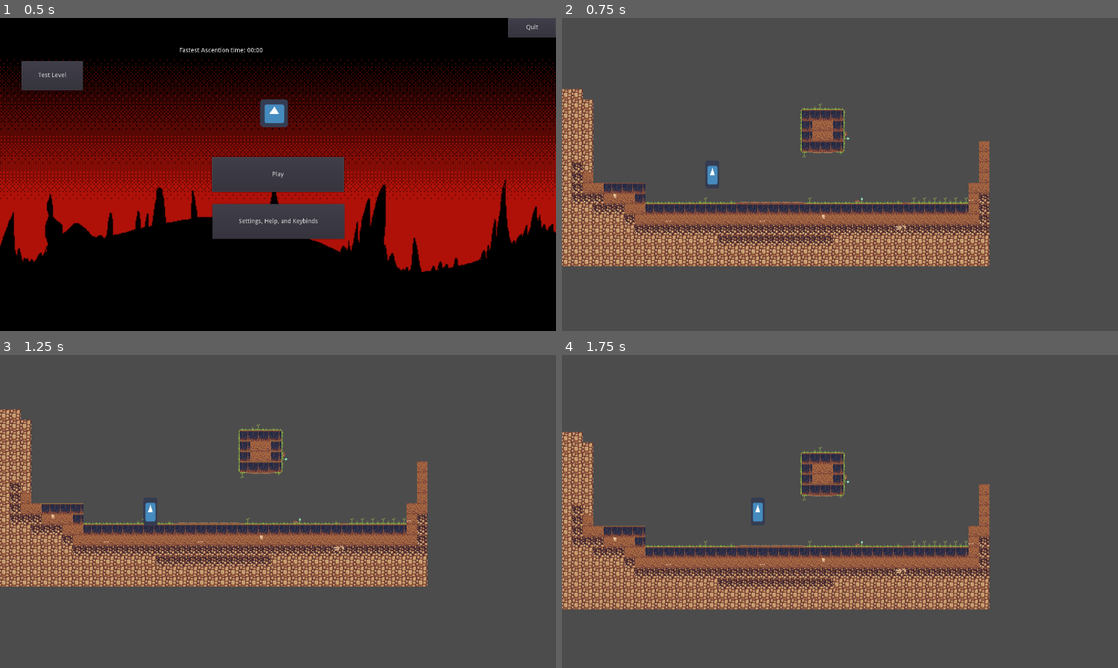
Above: before the commit, frames 1-4 (two rows, left to right).
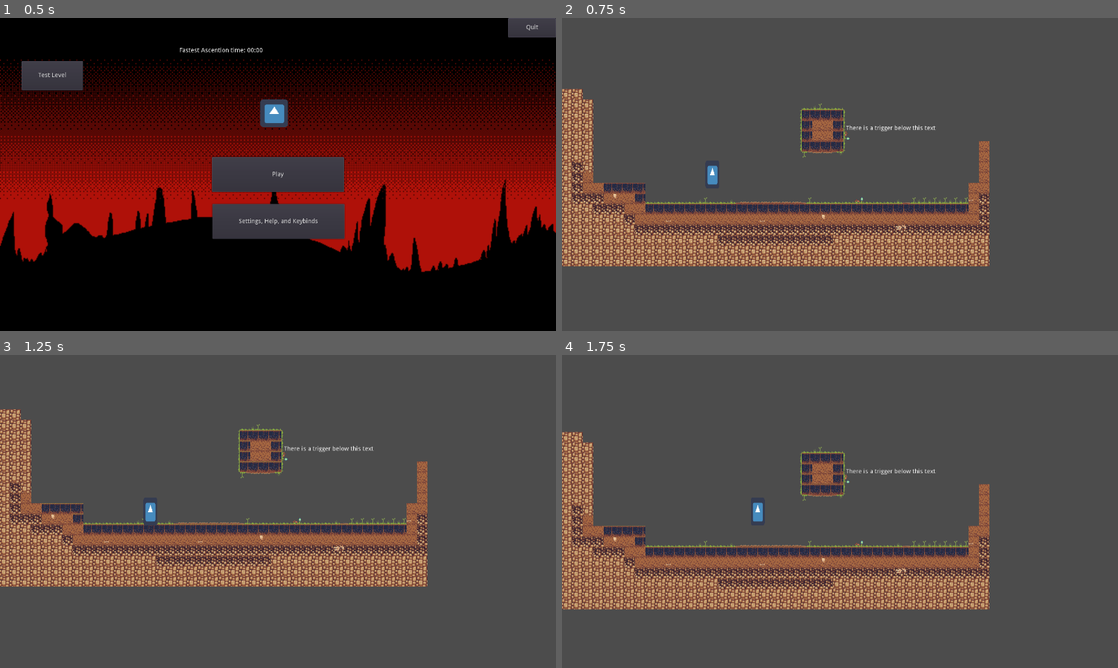
Above: after the commit, the same moments.

Repository: JustinWinningham/GoDotJam9
Game: Godot game, scene res://Scenes/MainMenu.tscn
Two runs of this game, one before a commit and one after it. Both use one fixed random seed, a clock stepped at 60 frames per second and the inputs below. The engine's default icon, where the game draws it, is replaced by a stand-in: a white triangle on a blue panel in a dark square.
Inputs:
- Up to frame 1 (0.5 s): no input
- Up to frame 2 (0.75 s): click "Test Level" at 0.5 s
- Up to frame 3 (1.25 s): no input
- Up to frame 4 (1.75 s): tap Enter at 1.25 s; hold Right (ui_right) from 1.28 s (still down); tap Space (Jump) at 1.52 s

Frame 1 is identical in both runs. In frame 2, 0.1% of the frame differs, in the area x 51-68%, y 34-37%; in frame 3, 0.1%, in the area x 51-68%, y 29-32%; in frame 4, 0.1%.

Commit message:
Dialogue system push
Basic, trigger based dialogue

Diff:
--- /dev/null
+++ b/Project/Prefabs/DialogueHandler.tscn
@@ -0,0 +1,27 @@
+[gd_scene load_steps=5 format=2]
+
+[ext_resource path="res://Scripts/DialogueHandler.gd" type="Script" id=1]
+[ext_resource path="res://icon.png" type="Texture" id=2]
+[ext_resource path="res://Art/VCR_OSD_MONO_1.001.ttf" type="DynamicFontData" id=3]
+
+[sub_resource type="DynamicFont" id=1]
+size = 32
+font_data = ExtResource( 3 )
+
+[node name="DialogueHandler" type="Control"]
+anchor_right = 1.0
+anchor_bottom = 1.0
+script = ExtResource( 1 )
+
+[node name="Sprite" type="Sprite" parent="."]
+position = Vector2( 93.4551, 578.819 )
+texture = ExtResource( 2 )
+
+[node name="Label" type="Label" parent="."]
+margin_left = 157.0
+margin_top = 546.0
+margin_right = 1250.0
+margin_bottom = 703.0
+custom_fonts/font = SubResource( 1 )
+text = "test"
+autowrap = true
--- a/Project/Prefabs/UI.tscn
+++ b/Project/Prefabs/UI.tscn
@@ -1,16 +1,17 @@
-[gd_scene load_steps=8 format=2]
+[gd_scene load_steps=9 format=2]
 
 [ext_resource path="res://Scripts/UI.gd" type="Script" id=1]
-[ext_resource path="res://Art/Paused.jpg" type="Texture" id=2]
-[ext_resource path="res://Scripts/PausedMenu.gd" type="Script" id=3]
-[ext_resource path="res://Scripts/QuitButton.gd" type="Script" id=4]
-[ext_resource path="res://Art/VCR_OSD_MONO_1.001.ttf" type="DynamicFontData" id=5]
-[ext_resource path="res://Scripts/ButtonChangeScene.gd" type="Script" id=6]
+[ext_resource path="res://Prefabs/DialogueHandler.tscn" type="PackedScene" id=2]
+[ext_resource path="res://Art/Paused.jpg" type="Texture" id=3]
+[ext_resource path="res://Scripts/PausedMenu.gd" type="Script" id=4]
+[ext_resource path="res://Scripts/QuitButton.gd" type="Script" id=5]
+[ext_resource path="res://Art/VCR_OSD_MONO_1.001.ttf" type="DynamicFontData" id=6]
+[ext_resource path="res://Scripts/ButtonChangeScene.gd" type="Script" id=7]
 
 [sub_resource type="DynamicFont" id=1]
 resource_name = "test"
 size = 70
-font_data = ExtResource( 5 )
+font_data = ExtResource( 6 )
 
 [node name="UI" type="Control"]
 anchor_right = 1.0
@@ -19,29 +20,32 @@
 margin_right = 0.598633
 script = ExtResource( 1 )
 
-[node name="Node2D" type="Control" parent="."]
+[node name="DialogueHandler" parent="." instance=ExtResource( 2 )]
+visible = false
+
+[node name="PauseAnchor" type="Control" parent="."]
 anchor_left = 0.5
 anchor_top = 0.5
 anchor_right = 0.5
 anchor_bottom = 0.5
 
-[node name="PausedMenu" type="Sprite" parent="Node2D"]
+[node name="PausedMenu" type="Sprite" parent="PauseAnchor"]
 pause_mode = 2
 visible = false
 scale = Vector2( 0.25, 0.25 )
-texture = ExtResource( 2 )
-script = ExtResource( 3 )
+texture = ExtResource( 3 )
+script = ExtResource( 4 )
 
-[node name="QuitButton" type="Button" parent="Node2D/PausedMenu"]
+[node name="QuitButton" type="Button" parent="PauseAnchor/PausedMenu"]
 pause_mode = 2
 anchor_right = 1.0
 margin_left = -640.0
 margin_top = -360.0
 margin_right = -640.0
 margin_bottom = -253.0
-script = ExtResource( 4 )
+script = ExtResource( 5 )
 
-[node name="BtnTxt" type="Label" parent="Node2D/PausedMenu/QuitButton"]
+[node name="BtnTxt" type="Label" parent="PauseAnchor/PausedMenu/QuitButton"]
 anchor_right = 1.0
 anchor_bottom = 1.0
 custom_fonts/font = SubResource( 1 )
@@ -50,7 +54,7 @@
 valign = 1
 uppercase = true
 
-[node name="MainMenuButton" type="Button" parent="Node2D/PausedMenu"]
+[node name="MainMenuButton" type="Button" parent="PauseAnchor/PausedMenu"]
 pause_mode = 2
 anchor_top = 1.0
 anchor_right = 1.0
@@ -59,10 +63,10 @@
 margin_top = -467.0
 margin_right = -640.0
 margin_bottom = -360.0
-script = ExtResource( 6 )
+script = ExtResource( 7 )
 scenePath = "res://Scenes/MainMenu.tscn"
 
-[node name="BtnTxt" type="Label" parent="Node2D/PausedMenu/MainMenuButton"]
+[node name="BtnTxt" type="Label" parent="PauseAnchor/PausedMenu/MainMenuButton"]
 anchor_right = 1.0
 anchor_bottom = 1.0
 custom_fonts/font = SubResource( 1 )
--- a/Project/Scenes/Test_Level.tscn
+++ b/Project/Scenes/Test_Level.tscn
@@ -1,8 +1,12 @@
-[gd_scene load_steps=4 format=2]
+[gd_scene load_steps=6 format=2]
 
 [ext_resource path="res://Prefabs/MainCamera.tscn" type="PackedScene" id=1]
 [ext_resource path="res://Art/Tiles/TestTiles.tres" type="TileSet" id=2]
 [ext_resource path="res://Prefabs/Player.tscn" type="PackedScene" id=3]
+[ext_resource path="res://Scripts/DialougeTrigger.gd" type="Script" id=4]
+
+[sub_resource type="RectangleShape2D" id=1]
+extents = Vector2( 10, 81.7899 )
 
 [node name="Test_Level" type="Node2D"]
 position = Vector2( -0.630249, 0 )
@@ -22,9 +26,41 @@
 position = Vector2( 346.192, 380.007 )
 
 [node name="TimerLabel" type="Label" parent="."]
-margin_right = 65.0
-margin_bottom = 14.0
-text = "Test Level"
+margin_left = 654.0
+margin_top = 276.0
+margin_right = 719.0
+margin_bottom = 290.0
+text = "There is a trigger below this text"
 
 [node name="Timer" type="Timer" parent="TimerLabel"]
 autostart = true
+
+[node name="DialougeTriggers" type="Node" parent="."]
+
+[node name="DialougeTrigger_0" type="Area2D" parent="DialougeTriggers"]
+editor/display_folded = true
+position = Vector2( 791.722, 435.639 )
+script = ExtResource( 4 )
+__meta__ = {
+"_edit_group_": true
+}
+theText = "This is a test reading of the emergency broadcast system. If this were a real emergency, you would hear information related to said emergency instead of this message."
+readTime = 300
+
+[node name="CollisionShape2D" type="CollisionShape2D" parent="DialougeTriggers/DialougeTrigger_0"]
+position = Vector2( -129.221, -60.3549 )
+shape = SubResource( 1 )
+
+[node name="DialougeTrigger_1" type="Area2D" parent="DialougeTriggers"]
+editor/display_folded = true
+position = Vector2( 244.722, 410.639 )
+script = ExtResource( 4 )
+__meta__ = {
+"_edit_group_": true
+}
+theText = "Its just a wall."
+readTime = 240
+
+[node name="CollisionShape2D" type="CollisionShape2D" parent="DialougeTriggers/DialougeTrigger_1"]
+position = Vector2( -129.221, -60.3549 )
+shape = SubResource( 1 )
--- /dev/null
+++ b/Project/Scripts/DialogueHandler.gd
@@ -0,0 +1,36 @@
+extends Control
+
+var theText = ""
+var processing = false
+var textLen = 0
+var idx = 0
+var readTime = 180
+
+
+func _process(delta):
+	if processing:
+		if idx != textLen:
+			$Label.text = theText.left(idx)
+			idx += 1
+			# If we wanted to have a sound effect, we would put it here (after adding a sound handler and all that)
+		else:
+			readTime -= 1
+			print (readTime)
+			if readTime == 0:
+				visible = false
+				theText = ""
+				idx = 0
+				textLen = 0
+				processing = false
+				readTime = 180
+
+	pass
+func _fire(strang, readT):
+	if processing:
+		return
+	else:
+		textLen = strang.length()
+		theText = strang
+		readTime = readT
+		visible = true
+		processing = true
--- /dev/null
+++ b/Project/Scripts/DialougeTrigger.gd
@@ -0,0 +1,21 @@
+extends Area2D
+
+export(String) var theText
+export(int) var readTime
+
+var hasBeenFired = false
+var thePlayer
+var handler
+
+func _ready():
+	thePlayer = get_parent().get_parent().get_node("Player")
+	var UI = get_parent().get_parent().get_node("MainCamera").get_node("CanvasLayer").get_node("UI")
+	handler = UI.get_node("DialogueHandler")
+
+func _process(delta):
+	if thePlayer != null and handler != null and !handler.processing:
+		if overlaps_body(thePlayer):
+			if !hasBeenFired:
+				handler._fire(theText, readTime)
+				hasBeenFired = true
+	pass
Not shown, added: Project/Art/Tiles/Tile_ground02.png.import
